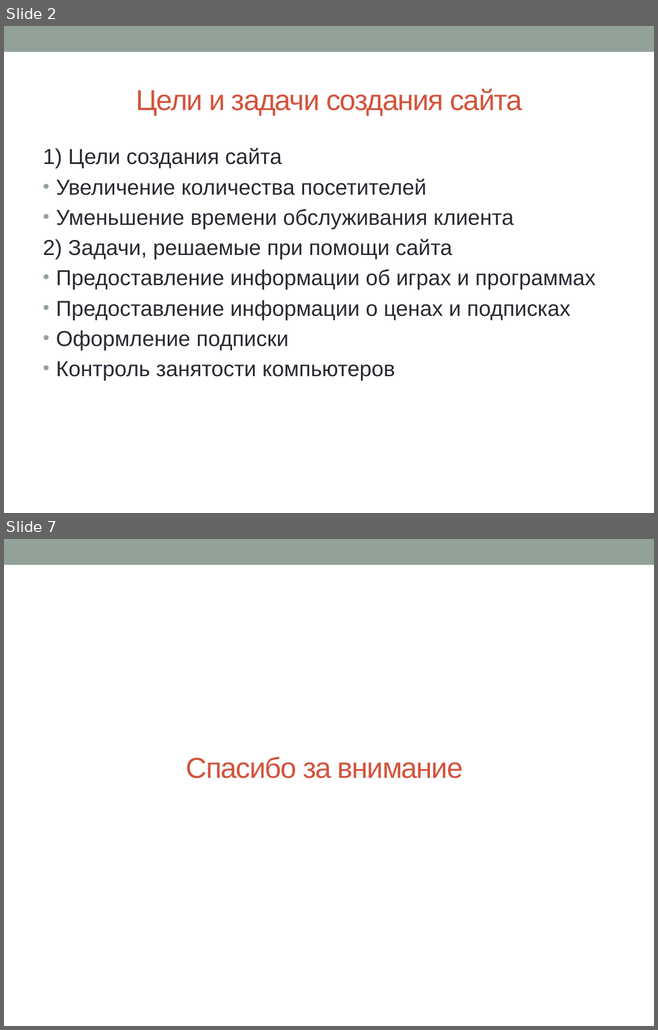
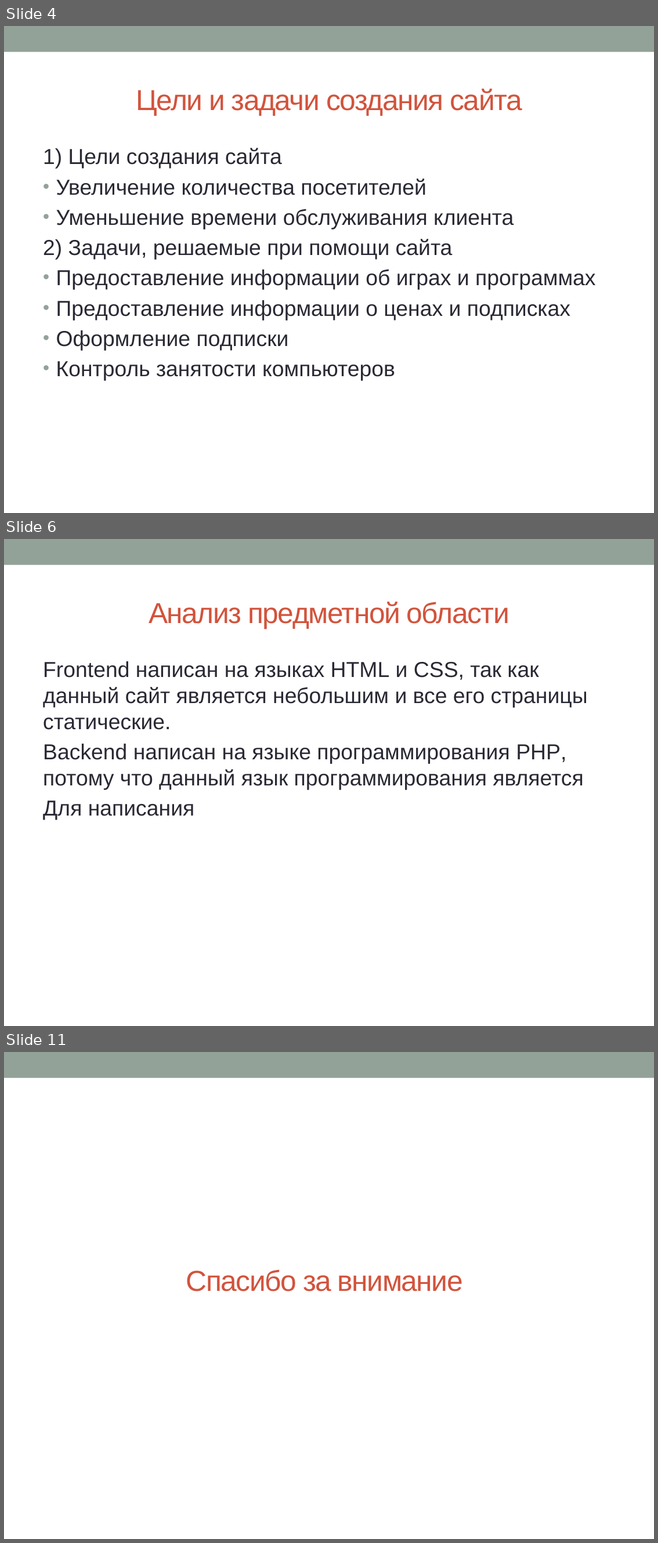
Before and after one commit to sergienkoaleksandr/-, a slide deck: Документы/Презентация.pptx. Shown one above the other, each under a label of ours: slides 2 and 7 before the commit, slides 4, 6 and 11 after it; the slides between them are not shown. The pictures are 658x1030 and 658x1543 pixels, drawn with LibreOffice and Linux fonts; fonts in the diff are those of the drawing. Boxes give left, top, right and bottom in pixels: in the first picture for what was removed or moved away, otherwise in the second. Text is boxed around its words. In the diff, an @@ line names an element or a change of style, - is before the commit and + after.

```diff
--- a/Документы/Презентация.pptx
+++ b/Документы/Презентация.pptx
@@ slide 6 added at [4,539,654,1026], background #FFFFFF; not listed: 1 template element that a slide beside it also shows @@
@@ title added at [148,602,509,629], 32 pt, text #D2533C @@
+Анализ предметной области
@@ text added at [43,661,587,820], 24 pt, text #292934 @@
+Frontend написан на языках HTML и CSS, так как данный сайт является небольшим и все его страницы статические.
+Backend написан на языке программирования PHP, потому что данный язык программирования является
+Для написания
@@ what was slide 2 is now slide 4 @@
@@ what was slide 7 is now slide 11 @@
```
Also in this commit, not shown: 7 other slides added, 4 slides removed.
